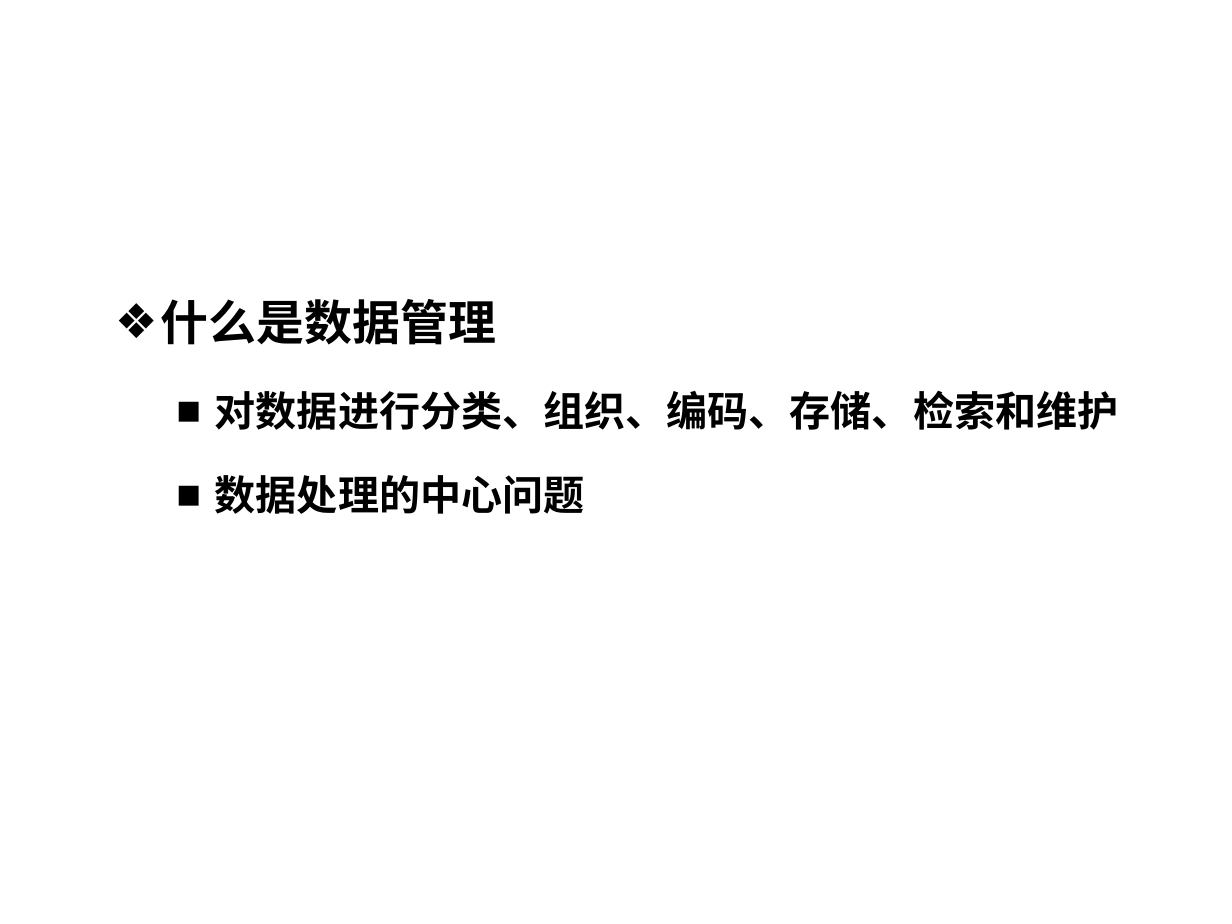
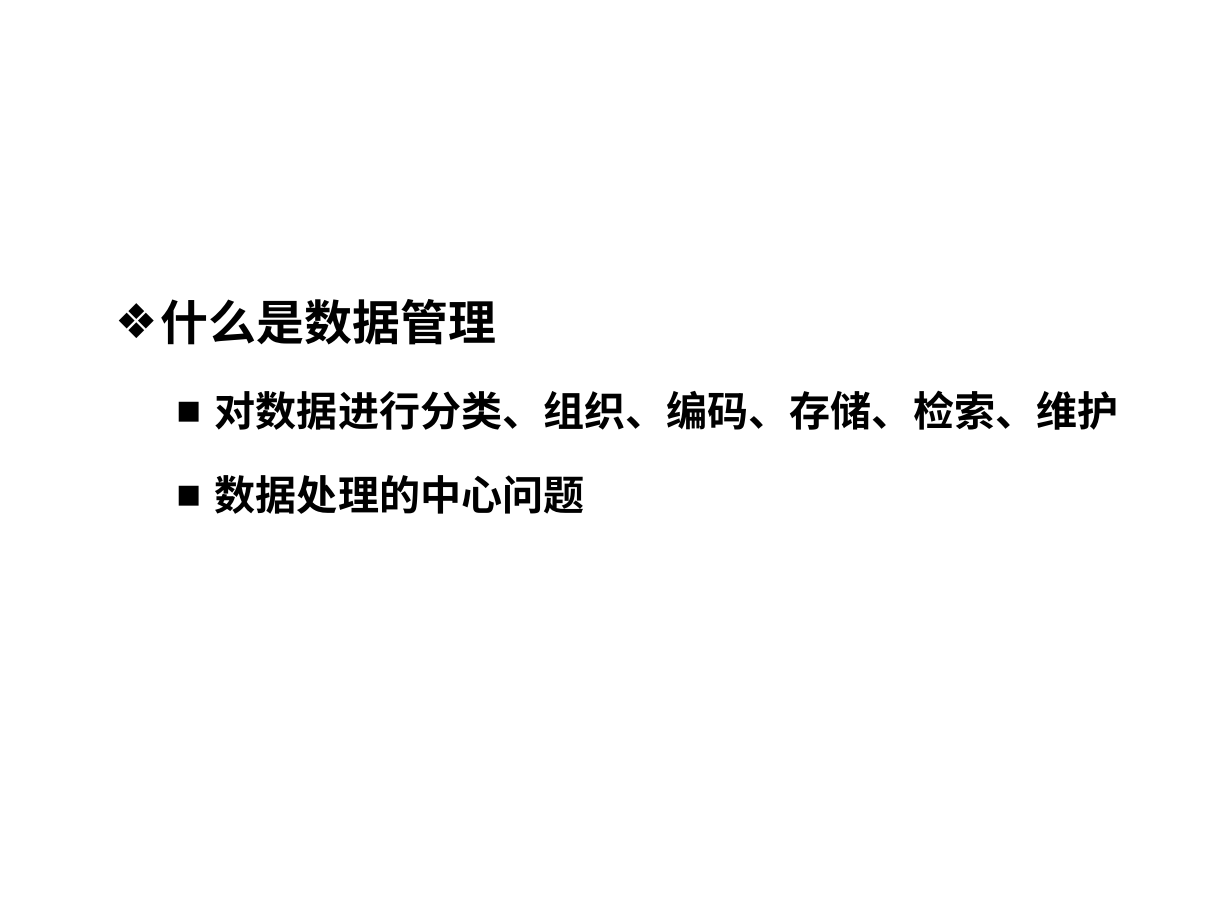
Before and after one commit to HBU/DataBase, a slide deck: slide 26 of PPT/DB第01章.ppt. Drawn at 1232x924 pixels with LibreOffice and Linux fonts; fonts in the diff are those of the drawing; background and template pictures are left out. Boxes give left, top, right and bottom in pixels: in the first picture for what was removed or moved away, otherwise in the second. Text is boxed around its words. In the diff, an @@ line names an element or a change of style, - is before the commit and + after.

```diff
--- a/PPT/DB第01章.ppt
+++ b/PPT/DB第01章.ppt
@@ text at box(215, 390, 1119, 430): text changed @@
-  ■ 对数据进行分类、组织、编码、存储、检索和维护
+  ■ 对数据进行分类、组织、编码、存储、检索、维护
```
Also in this commit, not shown: 13 other slides changed.
